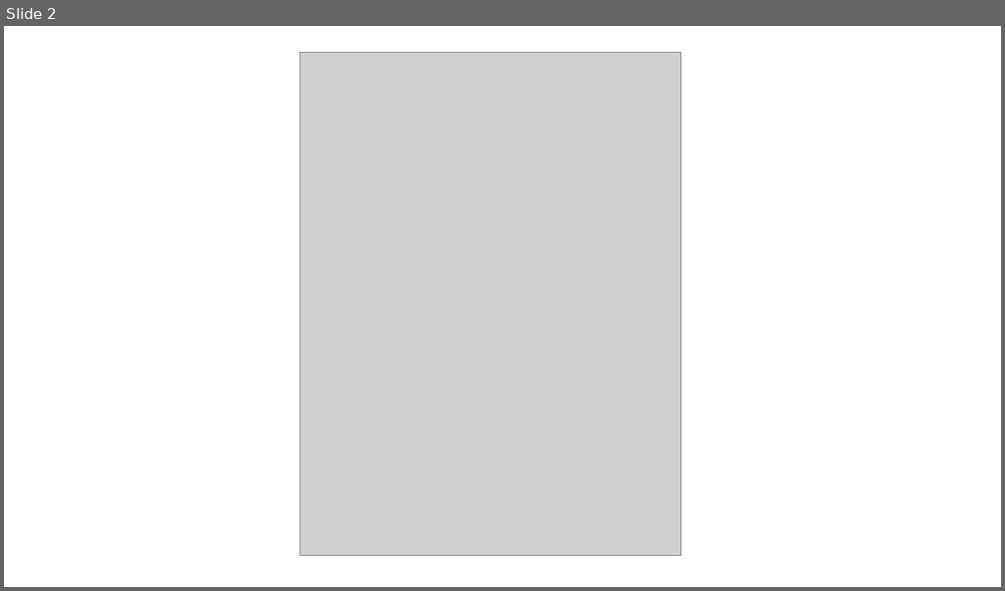
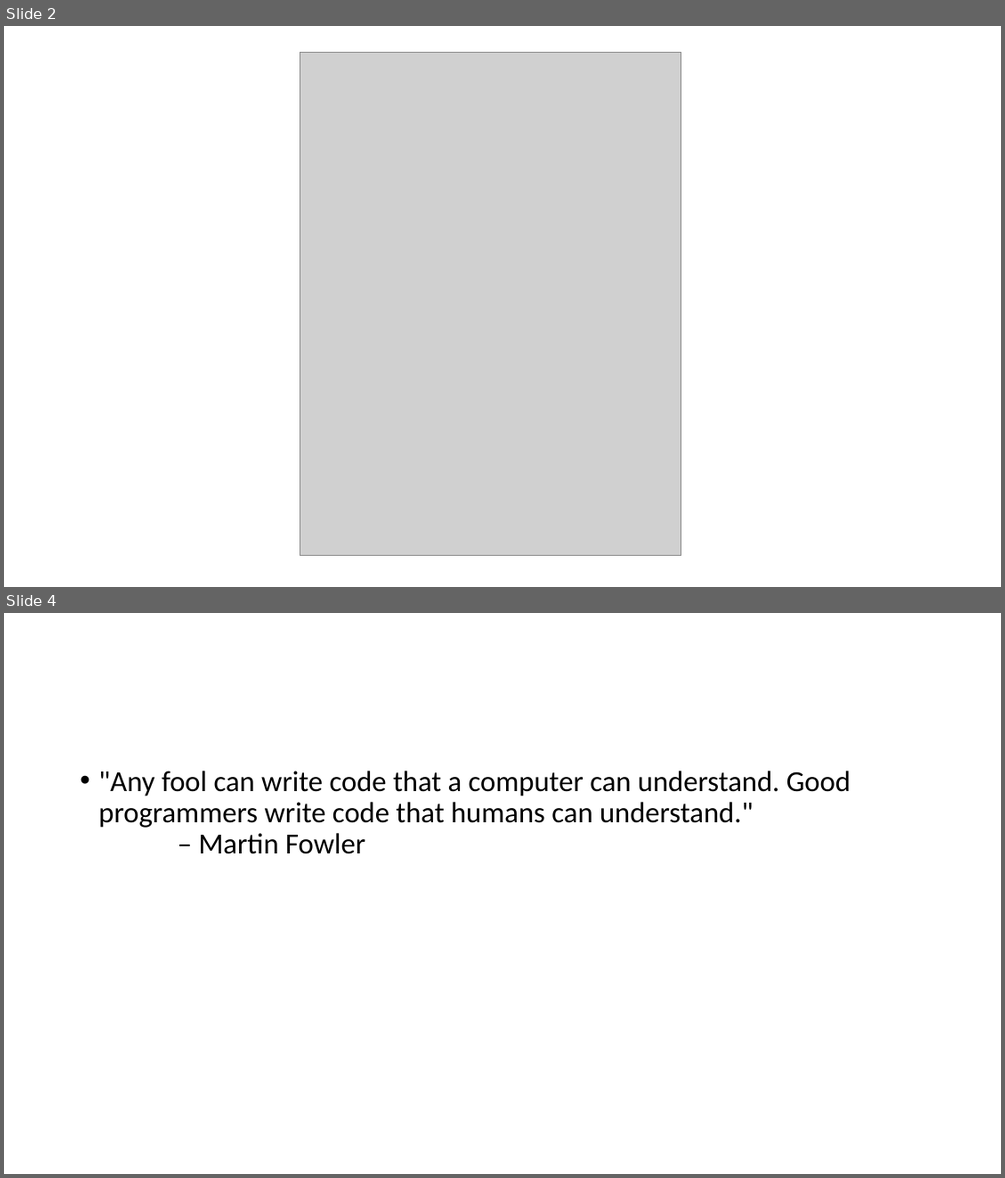
Before and after one commit to sophiefeldmanbright/ScHARR-open-science-workshop, a slide deck: content/resources/2-clean code/Clean-code.pptx. Shown one above the other, each under a label of ours: slide 2 before the commit, slides 2 and 4 after it; the slides between them are not shown. The pictures are 1005x591 and 1005x1178 pixels, drawn with LibreOffice and Linux fonts; fonts in the diff are those of the drawing; grey boxes stand for pictures. Boxes give left, top, right and bottom in pixels: in the first picture for what was removed or moved away, otherwise in the second. Text is boxed around its words. In the diff, an @@ line names an element or a change of style, - is before the commit and + after.

```diff
--- a/content/resources/2-clean code/Clean-code.pptx
+++ b/content/resources/2-clean code/Clean-code.pptx
@@ slide 4 added at <box>4,613,1001,1174</box>, background #FFFFFF @@
@@ text added at <box>98,771,850,854</box>, 28 pt, text #000000 @@
+• "Any fool can write code that a computer can understand. Good programmers write code that humans can understand." – Martin Fowler
```
Also in this commit, not shown: 5 other slides added, 3 slides removed, 19 other files.
